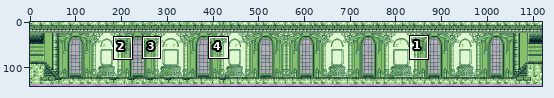
Edited in one commit: pixel-art file (sotn/SOTN_EntranceB01.ase). Above: a wide view before the commit, with the close-up outlined.
Close-up. Before:
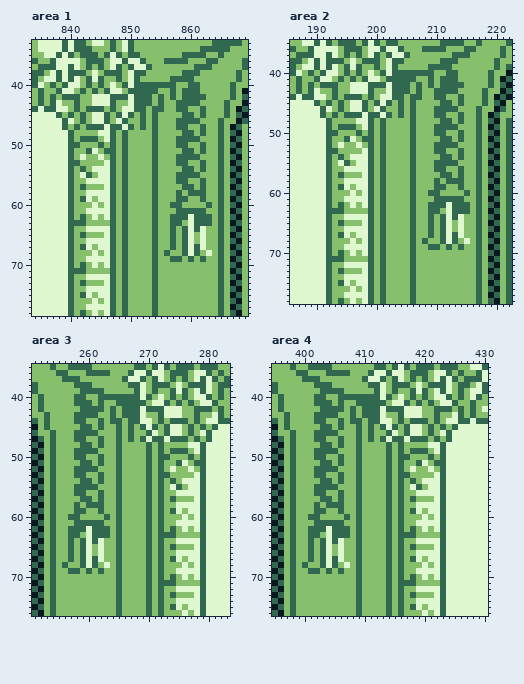
1120x144 pixels, 1 frame. Shown: area 1: x 834..869, y 33..78; area 2: x 186..222, y 35..78; area 3: x 251..283, y 35..76; area 4: x 395..430, y 35..76. The wide view leaves out empty margins. The commit also changed other parts of the picture, which this record leaves out.
After the commit:
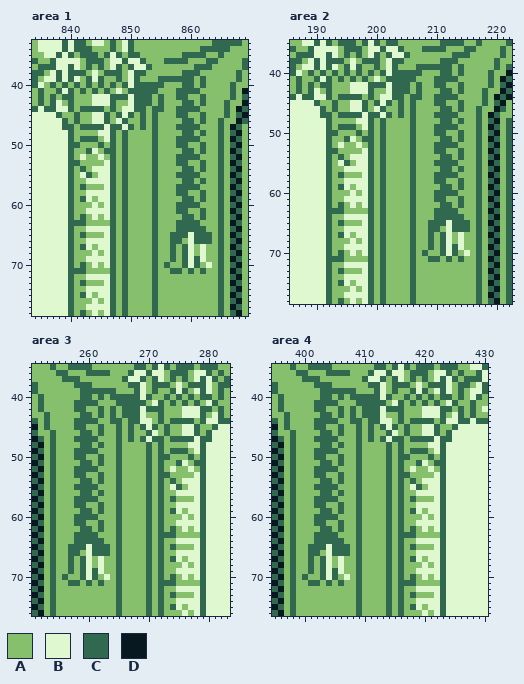
Palette (. is transparent): A #86c06c  B #e0f8cf  C #306850  D #071821
Diff:
--- area 1, layers "Main Deco", "Curtain"
@@ x 834..869 @@
 38 CCABCBCCCABACCCABCCAAAAAACCCAAAAAACA
-39 CABBCBCBACBCAACABCAAAAACCCCAAAAAAACA
-40 CBACACBBACACABACBCCCCCCCAACCAAAAACAA
-41 ACAACBBACACACBBACCCCCAACACCCAAAAACAD
-42 ACACACCCAABBBCCCBCCCACACACCCCAAAACAC
-43 ACACBAACAABBBCAABCCCACAACCCCAAAACAAD
-44 CBCCBBACACCCACABBCCACCAACCAACAAACADC
-45 BBBBCACACABBCACBCACACAAAACCACAAACACD
-46 BBBBBCBACABBCABCAACACAAACCCCAAACAADC
-47 BBBBBCACACCCBCCBCACACAAACCAACAACADCA
+39 CABBCBCBACBCAACABCAAACCCCCCACAAAAACA
+40 CBACACACACACACACBCCCCCAAACCACAAAACAA
+41 ACAACBCACACACABACCCCCAAACCCCAAAAACAD
+42 ACACACCAAABBBCCCBCCCACAACCAACAAAACAC
+43 ACACBACAAABBBCAABCCCACAAACCACAAACAAD
+44 CBCCBBCACCCCACABBCCACCAACCCCAAAACADC
+45 BBBBCAACAABBCACBCACACAAACCAACAAACACD
+46 BBBBBCACAABBCABCAACACAAAACCACAACAADC
+47 BBBBBCCACCCCBCCBCACACAAACCCCAAACADCA
 48 BBBBBBCAAAABBCACAAAACAAAACCACAACACDA
@@ x 854..865 @@
 55 CAAACCCCAAAC
-56 CAAACCAACAAC
-57 CAAAACCACAAC
-58 CAAACACCCAAC
-59 CAAACCAACAAC
-60 CAACCAAAACAC
-61 CAAACCCCCAAC
-62 CAACCCBCCCAC
-63 CAACCABCCCAC
-64 CAACACBCBAAC
-65 CAACACBABAAC
-66 CAACACBABAAC
-67 CAACACBCBAAC
-68 CACAACBCABAC
-69 CAACCACACAAC
-70 CAAAAAAAAAAC
-71 CAAAAAAAAAAC
+56 CAAAACCACAAC
+57 CAAACCCCAAAC
+58 CAAACCAACAAC
+59 CAAAACCACAAC
+60 CAAACCCCAAAC
+61 CAAACCAACAAC
+62 CAAAACCACAAC
+63 CAAACCCCAAAC
+64 CAAACCCCCAAC
+65 CAACCCBCCCAC
+66 CAACCABCCCAC
+67 CAACACBABAAC
+68 CAACACBABAAC
+69 CAACACBCBAAC
+70 CACAACBCABAC
+71 CAACCACACAAC
 72 CAAAAAAAAAAC
--- area 2, layers "Main Deco", "Curtain"
@@ x 186..222 @@
 38 CCABCBCCCABACCCABCCAAAAAACCCAAAAAACAA
-39 CABBCBCBACBCAACABCAAAAACCCCAAAAAAACAC
-40 CBACACBBACACABACBCCCCCCCAACCAAAAACAAD
-41 ACAACBBACACACBBACCCCCAACACCCAAAAACADC
-42 ACACACCCAABBBCCCBCCCACACACCCCAAAACACD
-43 ACACBAACAABBBCAABCCCACAACCCCAAAACAADC
-44 CBCCBBACACCCACABBCCACCAACCAACAAACADCD
-45 BBBBCACACABBCACBCACACAAAACCACAAACACDA
-46 BBBBBCBACABBCABCAACACAAACCCCAAACAADCA
-47 BBBBBCACACCCBCCBCACACAAACCAACAACADCAA
+39 CABBCBCBACBCAACABCAAACCCCCCACAAAAACAC
+40 CBACACACACACACACBCCCCCAAACCACAAAACAAD
+41 ACAACBCACACACABACCCCCAAACCCCAAAAACADC
+42 ACACACCAAABBBCCCBCCCACAACCAACAAAACACD
+43 ACACBACAAABBBCAABCCCACAAACCACAAACAADC
+44 CBCCBBCACCCCACABBCCACCAACCCCAAAACADCD
+45 BBBBCAACAABBCACBCACACAAACCAACAAACACDA
+46 BBBBBCACAABBCABCAACACAAAACCACAACAADCA
+47 BBBBBCCACCCCBCCBCACACAAACCCCAAACADCAA
 48 BBBBBBCAAAABBCACAAAACAAAACCACAACACDAC
@@ x 206..217 @@
 55 CAAACCCCAAAC
-56 CAAACCAACAAC
-57 CAAAACCACAAC
-58 CAAACACCCAAC
-59 CAAACCAACAAC
-60 CAACCAAAACAC
-61 CAAACCCCCAAC
-62 CAACCCBCCCAC
-63 CAACCABCCCAC
-64 CAACACBCBAAC
-65 CAACACBABAAC
-66 CAACACBABAAC
-67 CAACACBCBAAC
-68 CACAACBCABAC
-69 CAACCACACAAC
-70 CAAAAAAAAAAC
-71 CAAAAAAAAAAC
+56 CAAAACCACAAC
+57 CAAACCCCAAAC
+58 CAAACCAACAAC
+59 CAAAACCACAAC
+60 CAAACCCCAAAC
+61 CAAACCAACAAC
+62 CAAAACCACAAC
+63 CAAACCCCAAAC
+64 CAAACCCCCAAC
+65 CAACCCBCCCAC
+66 CAACCABCCCAC
+67 CAACACBABAAC
+68 CAACACBABAAC
+69 CAACACBCBAAC
+70 CACAACBCABAC
+71 CAACCACACAAC
 72 CAAAAAAAAAAC
--- area 3, layers "Main Deco", "Curtain"
@@ x 251..283 @@
 38 CAAAAAACCCAAAAAACCBACCCABACCCBACC
-39 CAAAAAAACCCCAAAAACBACAACBCABCBACA
-40 ACAAAAACCAACCCCCCCBCABACACABBCACA
-41 ACAAAAACCCACAACCCCCABBCACACABBCAA
-42 ACAAAAAACCCCACACCCBCCCBBBAACCCACA
-43 AACAAAACCCCAACACCCBAACBBBAACAABCA
-44 CACAAAACCAACACCACCBBACACCCACABBCC
-45 DACAAAAACCACAACACACBCACBBACACACBB
-46 CAACAAACCCCAAACACAACBACBBACABCBBB
-47 DCACAAACCAACAACACACBCCBCCCACACBBB
+39 CAAAAAAACCCCCCAAACBACAACBCABCBACA
+40 ACAAAAAACCACACCCCCBCAACACACACCACA
+41 ACAAAAACCCCAAACCCCCABCACACACABCAA
+42 ACAAAAACCAACACACCCBCCCAAABBBCCACA
+43 AACAAAAACCACACACCCBAACAAABBBCABCA
+44 CACAAAACCCCAACCACCBBACACCCCACBBCC
+45 DACAAAACCAACAACACACBCACAABBCAACBB
+46 CAACAAAACCACAACACAACBACAABBCACBBB
+47 DCACAAACCCCAAACACACBCCACCCCBCCBBB
 48 CDACAAAACCACAACAAAACACAAAABBCBBBB
@@ x 254..265 @@
 55 CAAACCCCAAAC
-56 CAAACCAACAAC
-57 CAAAACCACAAC
-58 CAAACACCCAAC
-59 CAAACCAACAAC
-60 CAACCAAAACAC
-61 CAAACCCCCAAC
-62 CAACCCBCCCAC
-63 CAACCABCCCAC
-64 CAACACBCBAAC
-65 CAACACBABAAC
-66 CAACACBABAAC
-67 CAACACBCBAAC
-68 CACAACBCABAC
-69 CAACCACACAAC
-70 CAAAAAAAAAAC
-71 CAAAAAAAAAAC
+56 CAAAACCACAAC
+57 CAAACCCCAAAC
+58 CAAACCAACAAC
+59 CAAAACCACAAC
+60 CAAACCCCAAAC
+61 CAAACCAACAAC
+62 CAAAACCACAAC
+63 CAAACCCCAAAC
+64 CAAACCCCCAAC
+65 CAACCCBCCCAC
+66 CAACCABCCCAC
+67 CAACACBABAAC
+68 CAACACBABAAC
+69 CAACACBCBAAC
+70 CACAACBCABAC
+71 CAACCACACAAC
 72 CAAAAAAAAAAC
--- area 4, layers "Main Deco", "Curtain"
@@ x 395..430 @@
 38 CAAAAAACCCAAAAAACCBACCCABACCCBACCABC
-39 CAAAAAAACCCCAAAAACBACAACBCABCBACABBC
-40 ACAAAAACCAACCCCCCCBCABACACABBCACABCA
-41 ACAAAAACCCACAACCCCCABBCACACABBCAACAA
-42 ACAAAAAACCCCACACCCBCCCBBBAACCCACACAB
-43 AACAAAACCCCAACACCCBAACBBBAACAABCACAA
-44 CACAAAACCAACACCACCBBACACCCACABBCCBCC
-45 DACAAAAACCACAACACACBCACBBACACACBBBBB
-46 CAACAAACCCCAAACACAACBACBBACABCBBBBBB
-47 DCACAAACCAACAACACACBCCBCCCACACBBBBBB
+39 CAAAAAAACCCCCCAAACBACAACBCABCBACABBC
+40 ACAAAAAACCACACCCCCBCAACACACACCACABCA
+41 ACAAAAACCCCAAACCCCCABCACACACABCAACAA
+42 ACAAAAACCAACACACCCBCCCAAABBBCCACACAB
+43 AACAAAAACCACACACCCBAACAAABBBCABCACAA
+44 CACAAAACCCCAACCACCBBACACCCCACBBCCBCC
+45 DACAAAACCAACAACACACBCACAABBCAACBBBBB
+46 CAACAAAACCACAACACAACBACAABBCACBBBBBB
+47 DCACAAACCCCAAACACACBCCACCCCBCCBBBBBB
 48 CDACAAAACCACAACAAAACACAAAABBCBBBBBBB
@@ x 398..409 @@
 55 CAAACCCCAAAC
-56 CAAACCAACAAC
-57 CAAAACCACAAC
-58 CAAACACCCAAC
-59 CAAACCAACAAC
-60 CAACCAAAACAC
-61 CAAACCCCCAAC
-62 CAACCCBCCCAC
-63 CAACCABCCCAC
-64 CAACACBCBAAC
-65 CAACACBABAAC
-66 CAACACBABAAC
-67 CAACACBCBAAC
-68 CACAACBCABAC
-69 CAACCACACAAC
-70 CAAAAAAAAAAC
-71 CAAAAAAAAAAC
+56 CAAAACCACAAC
+57 CAAACCCCAAAC
+58 CAAACCAACAAC
+59 CAAAACCACAAC
+60 CAAACCCCAAAC
+61 CAAACCAACAAC
+62 CAAAACCACAAC
+63 CAAACCCCAAAC
+64 CAAACCCCCAAC
+65 CAACCCBCCCAC
+66 CAACCABCCCAC
+67 CAACACBABAAC
+68 CAACACBABAAC
+69 CAACACBCBAAC
+70 CACAACBCABAC
+71 CAACCACACAAC
 72 CAAAAAAAAAAC
